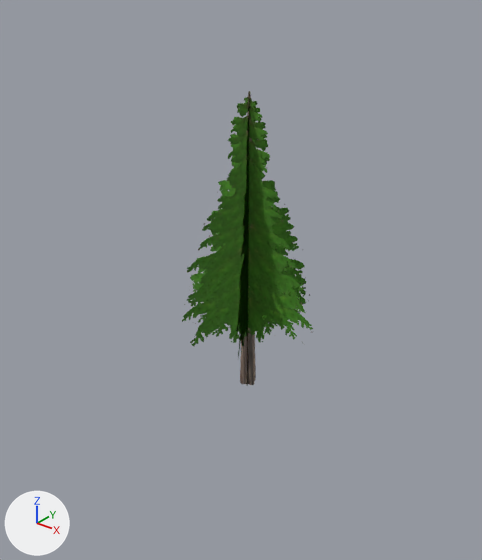
Renders of the glTF model apps/web/public/assets/models/env-by-sa/tree_conifer_03_far.glb from each side of a commit.
The view is the same before and after, from a 50 mm lens placed at (5.79, -7.42, 6.91), pointed at (0.05, -0.24, 2.46). Every picture has the same lights, and +X, +Y and +Z are marked at lower left. The older version comes first.

Names of what the first picture shows: 'env'.
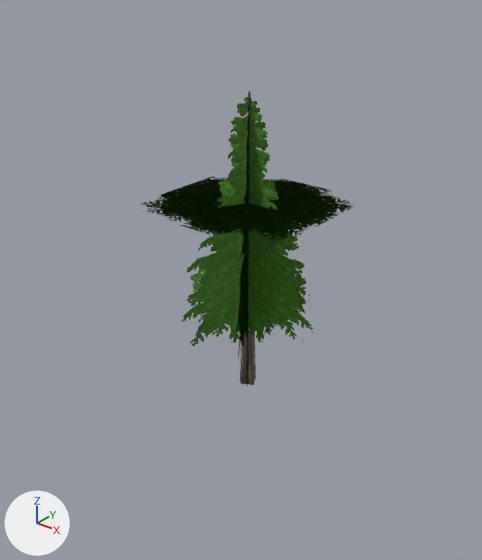
Location of each change, [x1, y1, x2, y2] in pixels of the pictures (482 x 560 px):
```json
{"object": "env", "change": "reshaped", "before": [182, 91, 313, 385], "after": [142, 91, 352, 385]}
{"part": 1, "of": "me_mesh_0", "change": "added", "after": [142, 176, 352, 242]}
```

The change, as JSON lines over the scene's bpy script:
```json
{"block": "me_mesh_0", "where": "# used by ob_env; location = (0.0, 0.0, 0.0)"}
{"block": "me_mesh_0", "where": "# verts and faces of me_mesh_0; kept vertices keep their numbers, new ones are numbered from 12"}
{"op": "remove", "block": "me_mesh_0", "code": "me_mesh_0.from_pydata(...)  # 12 vertices, 6 faces; spans x -2.91..2.91, y -2.52..2.52, z 0.0..5.83"}
{"op": "add", "block": "me_mesh_0", "code": "me_mesh_0.from_pydata(...)  # 16 vertices, 8 faces; spans x -2.91..2.91, y -2.52..2.52, z 0.0..5.83"}
{"block": "me_mesh_0", "change": "me_mesh_0 part 1"}
{"op": "add", "block": "me_mesh_0", "code": "verts[12] = (-1.3, 1.3, 3.61)"}
{"op": "add", "block": "me_mesh_0", "code": "verts[13] = (1.3, 1.3, 3.61)"}
{"op": "add", "block": "me_mesh_0", "code": "verts[14] = (1.3, -1.3, 3.61)"}
{"op": "add", "block": "me_mesh_0", "code": "verts[15] = (-1.3, -1.3, 3.61)"}
{"op": "add", "block": "me_mesh_0", "code": "faces += [(12, 13, 14), (12, 14, 15)]"}
```
